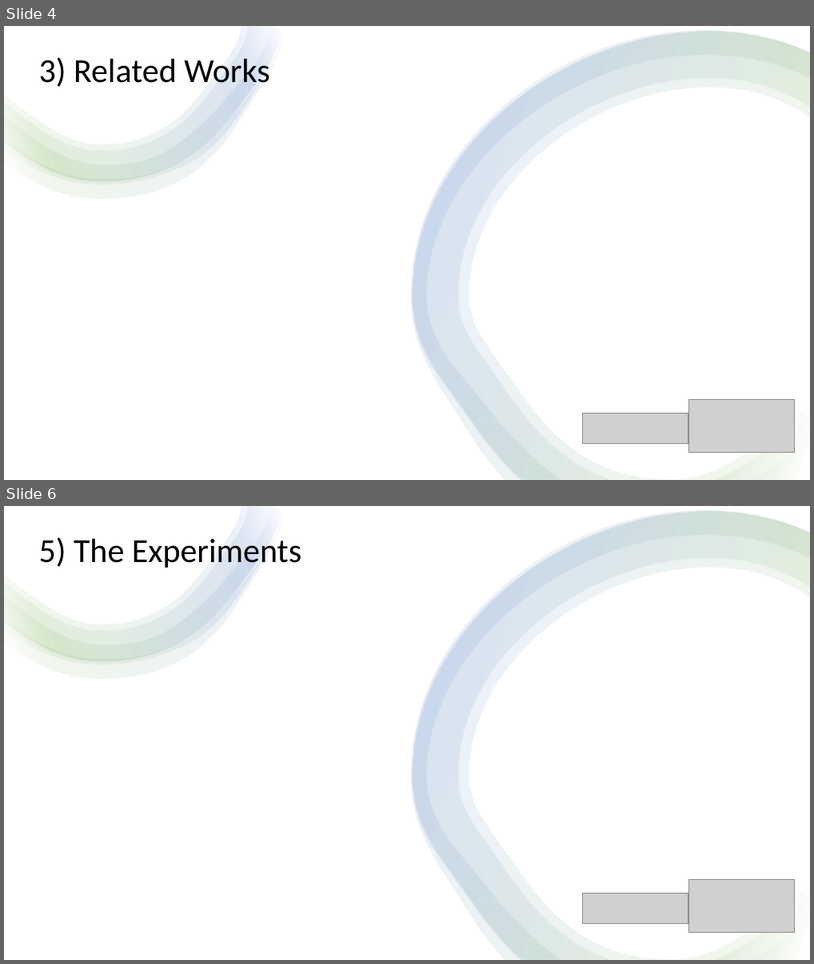
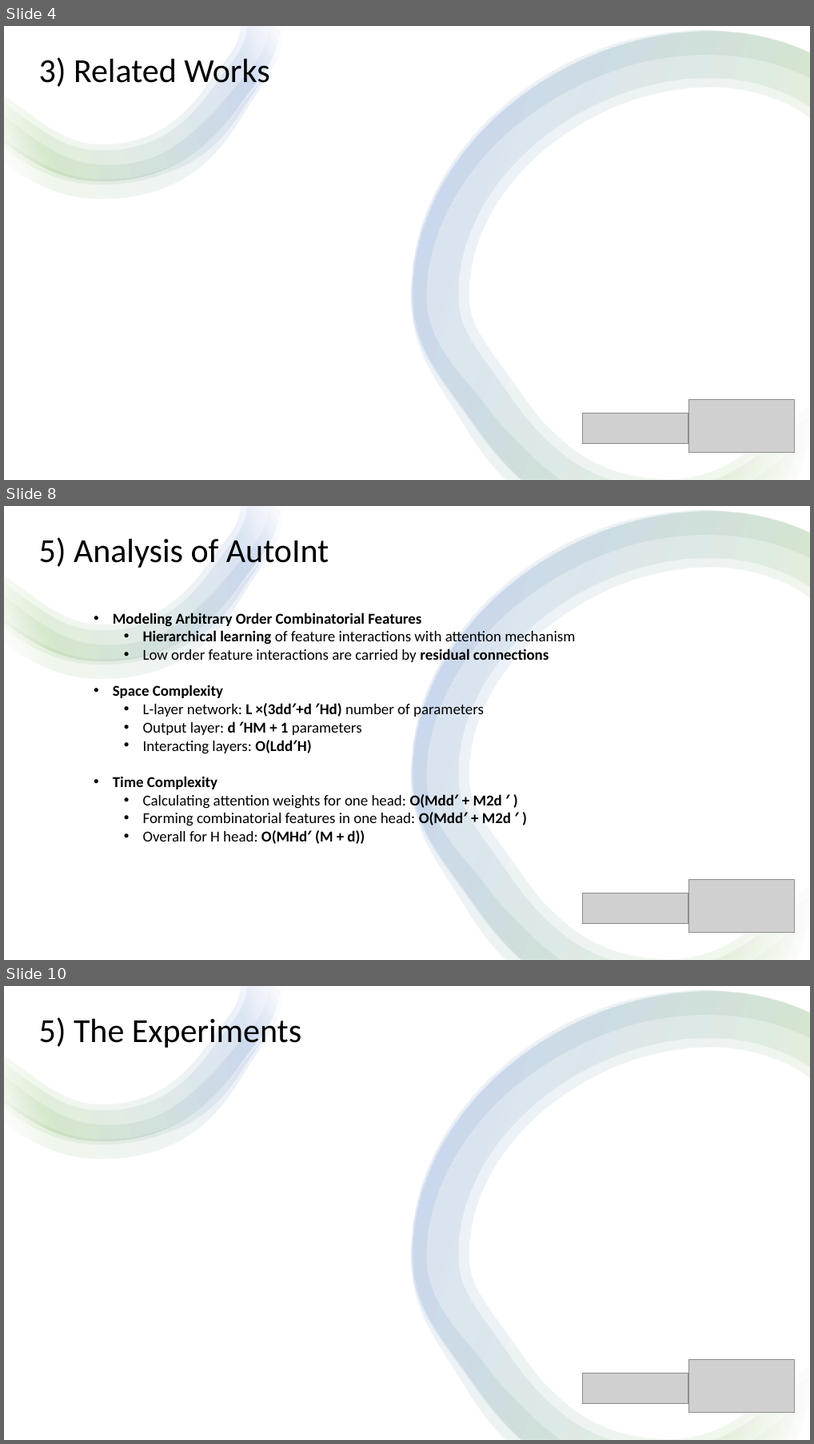
Before and after one commit to YichenLin/MATH-80600A-Project, a slide deck: documentation/AutoInt Prez/AutoInt.pptx. Shown one above the other, each under a label of ours: slides 4 and 6 before the commit, slides 4, 8 and 10 after it; the slides between them are not shown. The pictures are 814x964 and 814x1444 pixels, drawn with LibreOffice and Linux fonts; fonts in the diff are those of the drawing; grey boxes stand for pictures. Boxes give left, top, right and bottom in pixels: in the first picture for what was removed or moved away, otherwise in the second. Text is boxed around its words. In the diff, an @@ line names an element or a change of style, - is before the commit and + after.

Commit message:
latest update

```diff
--- a/documentation/AutoInt Prez/AutoInt.pptx
+++ b/documentation/AutoInt Prez/AutoInt.pptx
@@ slide 8 added at bbox=[4, 506, 810, 960], background #FFFFFF @@
@@ rectangle added at bbox=[4, 506, 810, 960], fill #FFFFFF @@
@@ group added at bbox=[4, 506, 282, 679]: 4 freeform shapes @@
@@ freeform shape added at bbox=[412, 510, 810, 960], fill gradient #FFFFFF to #70AD47 to #4472C4 @@
@@ freeform shape added at bbox=[412, 512, 810, 960], fill gradient #FFFFFF to #70AD47 to #4472C4 @@
@@ freeform shape added at bbox=[413, 512, 810, 960], fill gradient #FFFFFF to #70AD47 to #4472C4 @@
@@ text added at bbox=[39, 537, 329, 568], 40 pt, text #000000 @@
+5) Analysis of AutoInt
@@ text added at bbox=[113, 612, 575, 844], 18 pt, text #000000 @@
+• Modeling Arbitrary Order Combinatorial Features
+  • Hierarchical learning of feature interactions with attention mechanism
+  • Low order feature interactions are carried by residual connections
+• Space Complexity
+  • L-layer network: L ×(3dd′+d ′Hd) number of parameters
+  • Output layer: d ′HM + 1 parameters
+  • Interacting layers: O(Ldd′H)
+• Time Complexity
+  • Calculating attention weights for one head: O(Mdd′ + M2d ′ )
+  • Forming combinatorial features in one head: O(Mdd′ + M2d ′ )
+  • Overall for H head: O(MHd′ (M + d))
@@ picture added at bbox=[690, 880, 795, 932] @@
@@ picture added at bbox=[583, 892, 689, 924] @@
@@ what was slide 6 is now slide 10 @@
```
Also in this commit, not shown: 1 slide changed, 3 other slides added.
